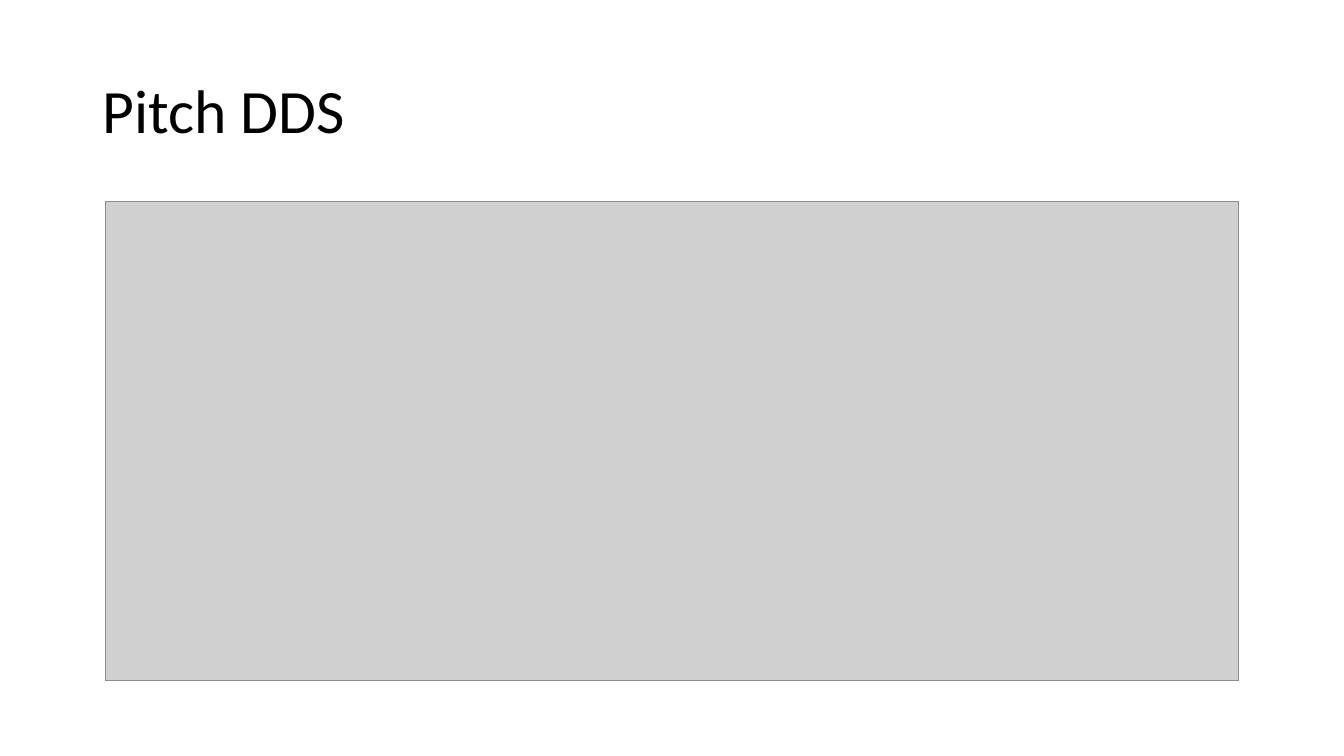
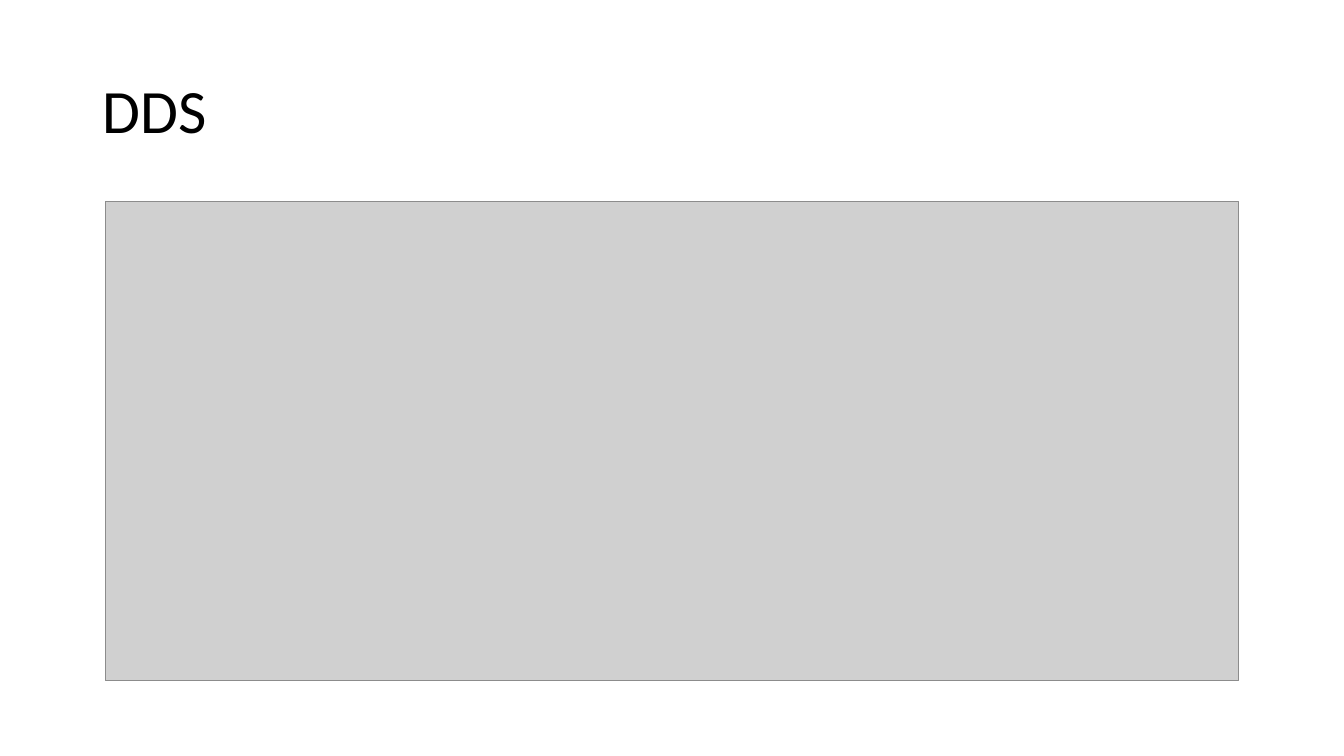
Before and after one commit to aydar-musin/Thesis, a slide deck: slide 19 of Thesis.pptx (slide 18 before the commit). Drawn at 1344x756 pixels with LibreOffice and Linux fonts; fonts in the diff are those of the drawing; grey boxes stand for pictures. Boxes give left, top, right and bottom in pixels: in the first picture for what was removed or moved away, otherwise in the second. Text is boxed around its words. In the diff, an @@ line names an element or a change of style, - is before the commit and + after.

```diff
--- a/Thesis.pptx
+++ b/Thesis.pptx
@@ title at (102,93,206,134): text changed @@
-Pitch DDS
+DDS
```
Also in this commit, not shown: 13 other slides changed, 14 slides added, 3 slides removed, 30 other files.
